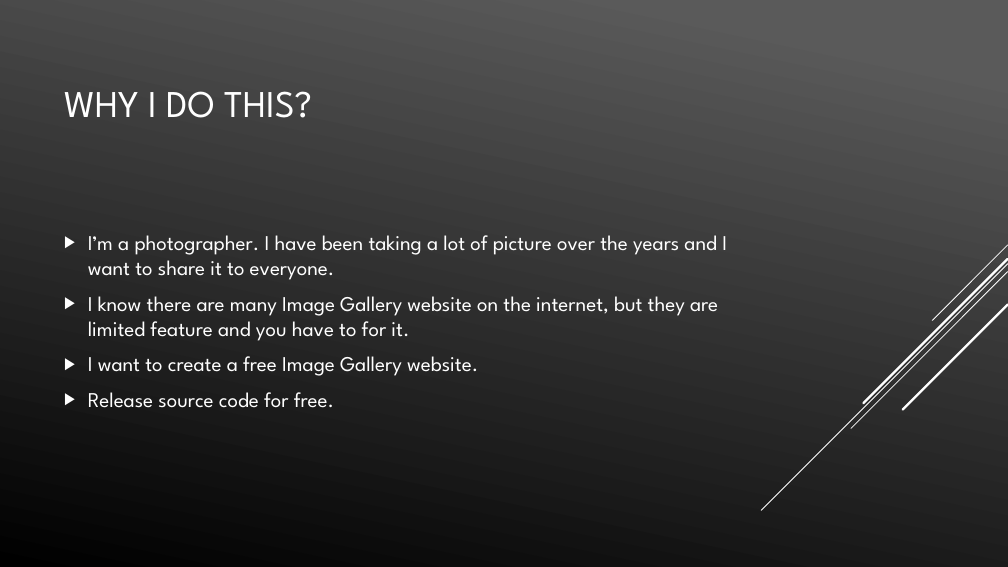
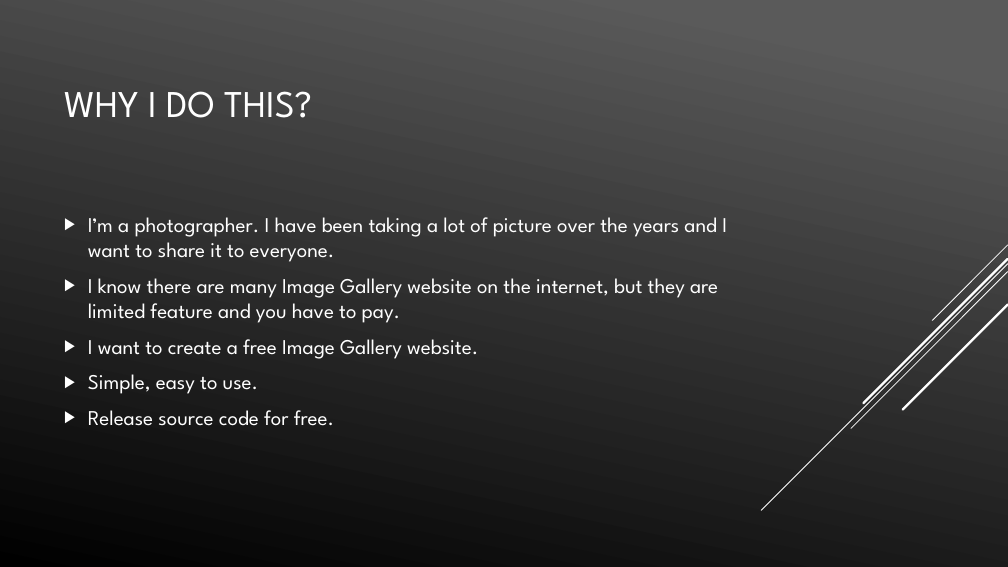
Before and after one commit to vdc1703/COMP5130F2018, a slide deck: slide 2 of Final-Powerpoint/Final.pptx. Drawn at 1008x567 pixels with LibreOffice and Linux fonts; fonts in the diff are those of the drawing. Boxes give left, top, right and bottom in pixels: in the first picture for what was removed or moved away, otherwise in the second. Text is boxed around its words. In the diff, an @@ line names an element or a change of style, - is before the commit and + after.

```diff
--- a/Final-Powerpoint/Final.pptx
+++ b/Final-Powerpoint/Final.pptx
@@ text at (88, 278, 718, 323): text changed @@
-▶ I know there are many Image Gallery website on the internet, but they are limited feature and you have to for it.
+▶ I know there are many Image Gallery website on the internet, but they are limited feature and you have to pay.
@@ text at (88, 374, 258, 394): paragraph added @@
+▶ Simple, easy to use.
```
Also in this commit, not shown: 5 other slides changed, 4 other files.
